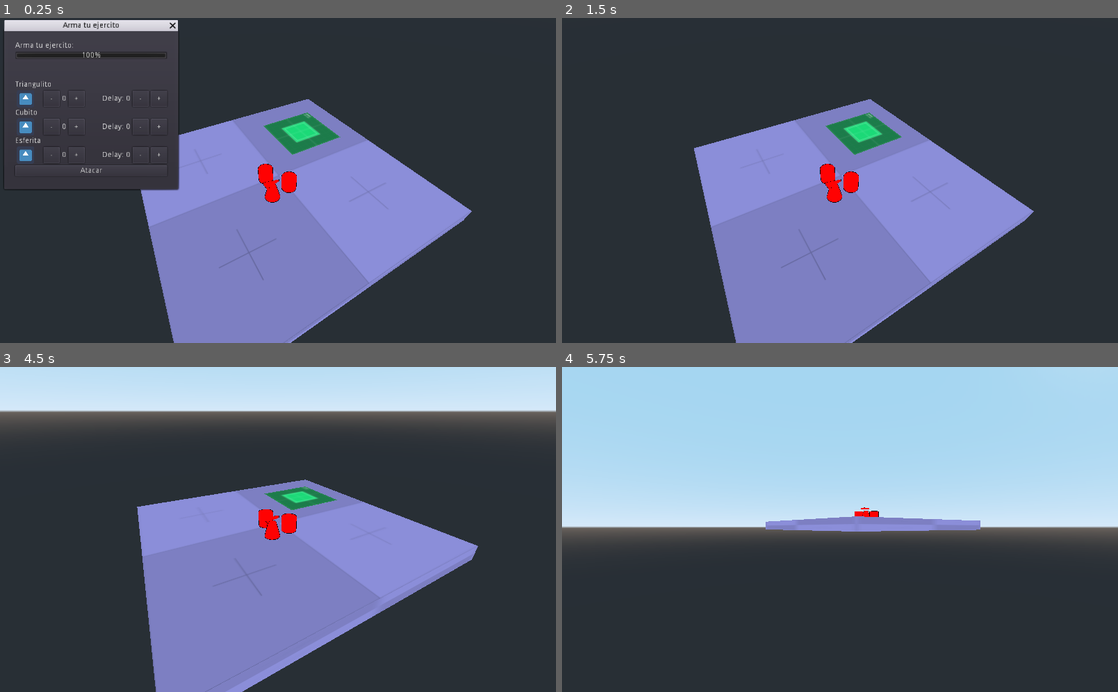
Above: before the commit, frames 1-4 (two rows, left to right).
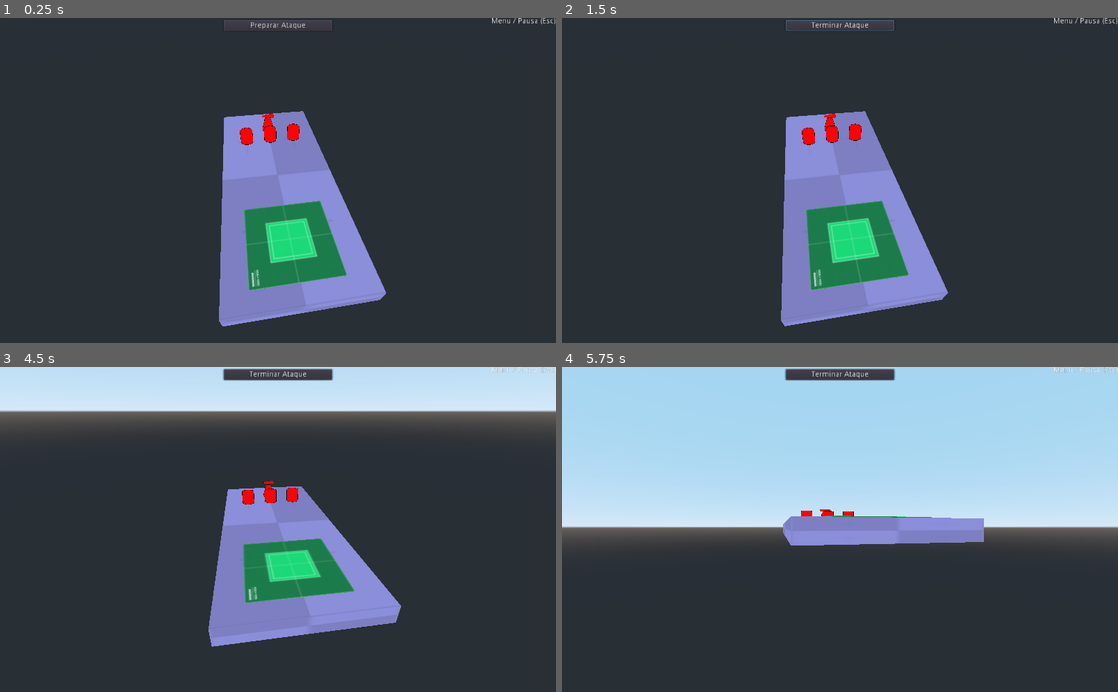
Above: after the commit, the same moments.

Repository: andresTapari/bug_rush
Game: Godot game, scene res://lvls/dev_lvl_1.tscn
The game is run twice, just before and just after one commit, with the same random seed, the same clock (stepped at 60 frames per second) and the same inputs. Before the commit the project starts from res://lvls/dev_lvl_combat.tscn. The engine's default icon, where the game draws it, is replaced by a stand-in: a white triangle on a blue panel in a dark square.
Inputs (mouse positions are in pixels of both pictures, inside the frame that each line leads up to):
- Up to frame 1 (0.25 s): no input
- Up to frame 2 (1.5 s): click (840, 24) at 0.5 s, where only the run after the commit has a clickable "Preparar Ataque"; click "Atacar" at 1.25 s
- Up to frame 3 (4.5 s): click (278, 373) at 2 s, where only the run after the commit has a clickable "Terminar Ataque"; click (278, 373) at 2.75 s, where only the run after the commit has a clickable "Terminar Ataque"; click (278, 373) at 3.5 s, where only the run after the commit has a clickable "Terminar Ataque"; tap Enter at 4.25 s; move the mouse to (400, 513) at 4.27 s; hold S (cam_down) from 4.28 s (still down); click (400, 513) at 4.42 s
- Up to frame 4 (5.75 s): move the mouse to (728, 545) at 5.02 s; release S (cam_down) at 5.03 s; tap A (cam_left) at 5.1 s; click (728, 545) at 5.17 s

The runs differ from the first frame. In frame 1, 23% of the frame differs, in the area x 0-100%, y 0-100%; in frame 2, 22%; in frame 3, 20%; in frame 4, 2.7%.

Commit message:
Actualizar dev_lvl_1.tscn, dev_lvl_comida.tscn y 12 más archivos...

Diff:
--- /dev/null
+++ b/prototype_tapa/lvls/dev_lvl_1.tscn
@@ -0,0 +1,55 @@
+[gd_scene load_steps=9 format=2]
+
+[ext_resource path="res://scenes/Spawner_player.tscn" type="PackedScene" id=1]
+[ext_resource path="res://assets/texture/PNG/Light/texture_08.png" type="Texture" id=2]
+[ext_resource path="res://scenes/enemy_tower.tscn" type="PackedScene" id=3]
+[ext_resource path="res://scenes/enemy_fence.tscn" type="PackedScene" id=4]
+[ext_resource path="res://scenes/Camera_gimbal.tscn" type="PackedScene" id=5]
+[ext_resource path="res://script/dev_lvl_combat.gd" type="Script" id=6]
+[ext_resource path="res://scenes/ui_hud.tscn" type="PackedScene" id=7]
+
+[sub_resource type="SpatialMaterial" id=1]
+flags_unshaded = true
+albedo_color = Color( 0.658824, 0.662745, 1, 1 )
+albedo_texture = ExtResource( 2 )
+
+[node name="dev_lvl_1" type="Spatial"]
+script = ExtResource( 6 )
+
+[node name="CSGCombiner" type="CSGCombiner" parent="."]
+use_collision = true
+
+[node name="Terreno" type="CSGBox" parent="CSGCombiner"]
+transform = Transform( 1, 0, 0, 0, 1, 0, 0, 0, 1, 0.083786, 0.0932331, -0.0654593 )
+width = 36.0
+depth = 16.0
+material = SubResource( 1 )
+
+[node name="DirectionalLight" type="DirectionalLight" parent="CSGCombiner"]
+transform = Transform( 0.965926, 0.0669873, 0.25, -0.258819, 0.25, 0.933013, 0, -0.965926, 0.258819, 0, 31.1896, 0 )
+light_energy = 0.5
+
+[node name="Punto_A" type="Position3D" parent="CSGCombiner"]
+transform = Transform( 1, 0, 0, 0, 1, 0, 0, 0, 1, -10, 1.6, -9 )
+
+[node name="Camera_gimbal" parent="." instance=ExtResource( 5 )]
+transform = Transform( -0.148966, 0, -0.988842, 0, 1, 0, 0.988842, 0, -0.148966, 0, 0, 0 )
+zoom_speed = 0.35
+zoom = 7.0
+
+[node name="Spawner" parent="." instance=ExtResource( 1 )]
+transform = Transform( 1, 0, 0, 0, 1, 0, 0, 0, 1, -10.7993, 1.26164, -0.25345 )
+
+[node name="StaticBody5" parent="." instance=ExtResource( 3 )]
+transform = Transform( 0.999964, 0.00849965, 0, -0.00849965, 0.999964, 0, 0, 0, 1, 12.4997, 1.19482, 0.026428 )
+
+[node name="StaticBody" parent="." instance=ExtResource( 4 )]
+transform = Transform( 0.999964, 0.00849965, 0, -0.00849965, 0.999964, 0, 0, 0, 1, 9.00458, 2.28787, 0 )
+
+[node name="StaticBody3" parent="." instance=ExtResource( 4 )]
+transform = Transform( 1, 0, 0, 0, 1, 0, 0, 0, 1, 9, 2.273, -4 )
+
+[node name="StaticBody4" parent="." instance=ExtResource( 4 )]
+transform = Transform( 0.999964, 0.00849965, 0, -0.00849965, 0.999964, 0, 0, 0, 1, 9.00458, 2.28787, 4 )
+
+[node name="ui_hud" parent="." instance=ExtResource( 7 )]
--- a/prototype_tapa/lvls/dev_lvl_comida.tscn
+++ /dev/null
@@ -1,77 +0,0 @@
-[gd_scene load_steps=9 format=2]
-
-[ext_resource path="res://assets/texture/PNG/Light/texture_11.png" type="Texture" id=1]
-[ext_resource path="res://assets/texture/PNG/Light/texture_08.png" type="Texture" id=2]
-[ext_resource path="res://scenes/obrero.tscn" type="PackedScene" id=3]
-[ext_resource path="res://scenes/Mineral.tscn" type="PackedScene" id=4]
-[ext_resource path="res://scenes/Queen.tscn" type="PackedScene" id=5]
-
-[sub_resource type="SpatialMaterial" id=1]
-albedo_color = Color( 0.658824, 0.662745, 1, 1 )
-albedo_texture = ExtResource( 2 )
-
-[sub_resource type="SpatialMaterial" id=2]
-albedo_color = Color( 0, 1, 0, 1 )
-albedo_texture = ExtResource( 1 )
-
-[sub_resource type="SpatialMaterial" id=3]
-albedo_color = Color( 1, 0, 0, 1 )
-albedo_texture = ExtResource( 1 )
-
-[node name="Spatial" type="Spatial"]
-
-[node name="Comida" parent="." instance=ExtResource( 4 )]
-transform = Transform( 1, 0, 0, 0, 1, 0, 0, 0, 1, 9, 1, 10 )
-
-[node name="Queen" parent="." instance=ExtResource( 5 )]
-transform = Transform( 1, 0, 0, 0, 1, 0, 0, 0, 1, -10, 1, -9 )
-
-[node name="CSGCombiner" type="CSGCombiner" parent="."]
-use_collision = true
-
-[node name="Terreno" type="CSGBox" parent="CSGCombiner"]
-transform = Transform( 1, 0, 0, 0, 1, 0, 0, 0, 1, 0.083786, 0.0932331, -0.0654593 )
-width = 36.0
-depth = 36.0
-material = SubResource( 1 )
-
-[node name="Zona_A" type="CSGBox" parent="CSGCombiner"]
-transform = Transform( 1, 0, 0, 0, 1, 0, 0, 0, 1, -10, 0.244822, -9 )
-width = 12.0
-depth = 12.0
-material = SubResource( 2 )
-
-[node name="Zona_B" type="CSGBox" parent="CSGCombiner"]
-transform = Transform( 1, 0, 0, 0, 1, 0, 0, 0, 1, 9, 0.20293, 10 )
-width = 12.0
-depth = 12.0
-material = SubResource( 3 )
-
-[node name="DirectionalLight" type="DirectionalLight" parent="."]
-transform = Transform( 0.965926, 0.0669873, 0.25, -0.258819, 0.25, 0.933013, 0, -0.965926, 0.258819, 0, 31.1896, 0 )
-light_energy = 0.5
-
-[node name="Camera" type="Camera" parent="."]
-transform = Transform( 0.714473, 0.571405, -0.403764, 0, 0.577083, 0.816685, 0.699663, -0.583499, 0.41231, -19.2192, 29.7711, 20.0066 )
-
-[node name="Punto_A" type="Position3D" parent="."]
-transform = Transform( 1, 0, 0, 0, 1, 0, 0, 0, 1, -10, 2, -9 )
-
-[node name="Punto_B" type="Position3D" parent="."]
-transform = Transform( 1, 0, 0, 0, 1, 0, 0, 0, 1, 9, 2, 10 )
-
-[node name="Obrero1" parent="." instance=ExtResource( 3 )]
-transform = Transform( -1.58933e-08, 0, 1, 0, 1, 0, -1, 0, -1.58933e-08, -13, 3.048, -12 )
-target_to_move = NodePath("../Comida")
-
-[node name="Obrero 2" parent="." instance=ExtResource( 3 )]
-transform = Transform( -1.58933e-08, 0, 1, 0, 1, 0, -1, 0, -1.58933e-08, -13, 3.048, -6 )
-target_to_move = NodePath("../Comida")
-
-[node name="Obrero 3" parent="." instance=ExtResource( 3 )]
-transform = Transform( -1.58933e-08, 0, 1, 0, 1, 0, -1, 0, -1.58933e-08, -7, 3.048, -6 )
-target_to_move = NodePath("../Comida")
-
-[node name="Obrero 4" parent="." instance=ExtResource( 3 )]
-transform = Transform( -1.58933e-08, 0, 1, 0, 1, 0, -1, 0, -1.58933e-08, -7, 3.048, -12 )
-target_to_move = NodePath("../Comida")
--- a/prototype_tapa/project.godot
+++ b/prototype_tapa/project.godot
@@ -11,7 +11,7 @@
 [application]
 
 config/name="bug_rush_prototype"
-run/main_scene="res://lvls/dev_lvl_combat.tscn"
+run/main_scene="res://lvls/dev_lvl_1.tscn"
 config/icon="res://icon.png"
 
 [autoload]
--- a/prototype_tapa/scenes/Spawner_player.tscn
+++ b/prototype_tapa/scenes/Spawner_player.tscn
@@ -1,8 +1,7 @@
-[gd_scene load_steps=7 format=2]
+[gd_scene load_steps=6 format=2]
 
 [ext_resource path="res://assets/texture/PNG/Green/texture_13.png" type="Texture" id=1]
-[ext_resource path="res://scenes/ui_army_generator.tscn" type="PackedScene" id=2]
-[ext_resource path="res://script/Spawner_player.gd" type="Script" id=3]
+[ext_resource path="res://script/lvls/dev_lvl_1.gd" type="Script" id=2]
 
 [sub_resource type="SpatialMaterial" id=1]
 flags_transparent = true
@@ -20,15 +19,11 @@
 extents = Vector3( 5, 1, 5 )
 
 [node name="Spawner" type="Spatial"]
-script = ExtResource( 3 )
+script = ExtResource( 2 )
 
 [node name="MeshInstance" type="MeshInstance" parent="."]
 mesh = SubResource( 2 )
 material/0 = null
-
-[node name="army_generator" parent="." instance=ExtResource( 2 )]
-margin_top = -1.0
-margin_bottom = 291.0
 
 [node name="Position3D" type="Position3D" parent="."]
 transform = Transform( 1, 0, 0, 0, 1, 0, 0, 0, 1, 0, 1.03372, 0 )
--- a/prototype_tapa/scenes/hud.tscn
+++ /dev/null
@@ -1,21 +0,0 @@
-[gd_scene format=2]
-
-[node name="CanvasLayer" type="CanvasLayer"]
-
-[node name="Control" type="Control" parent="."]
-anchor_right = 1.0
-anchor_bottom = 1.0
-margin_right = -512.0
-__meta__ = {
-"_edit_use_anchors_": false
-}
-
-[node name="Label" type="Label" parent="Control"]
-margin_left = 8.0
-margin_top = 8.0
-margin_right = 118.0
-margin_bottom = 22.0
-text = "Forma tu ejercito"
-__meta__ = {
-"_edit_use_anchors_": false
-}
--- a/prototype_tapa/scenes/ui_army_generator.tscn
+++ b/prototype_tapa/scenes/ui_army_generator.tscn
@@ -6,9 +6,9 @@
 [node name="army_generator" type="WindowDialog"]
 margin_top = -2.0
 margin_right = 320.0
-margin_bottom = 325.0
+margin_bottom = 263.0
 popup_exclusive = true
-window_title = "Arma tu ejercito"
+window_title = "Prepara el ataque"
 script = ExtResource( 1 )
 __meta__ = {
 "_edit_use_anchors_": false
@@ -51,24 +51,19 @@
 margin_right = 280.0
 margin_bottom = 50.0
 
-[node name="space2" type="Label" parent="gd"]
+[node name="name1" type="Label" parent="gd"]
 margin_top = 54.0
 margin_right = 280.0
 margin_bottom = 68.0
-
-[node name="name1" type="Label" parent="gd"]
+text = "Triangulito"
+__meta__ = {
+"_edit_use_anchors_": false
+}
+
+[node name="gdTriangulo" type="GridContainer" parent="gd"]
 margin_top = 72.0
 margin_right = 280.0
-margin_bottom = 86.0
-text = "Triangulito"
-__meta__ = {
-"_edit_use_anchors_": false
-}
-
-[node name="gdTriangulo" type="GridContainer" parent="gd"]
-margin_top = 90.0
-margin_right = 280.0
-margin_bottom = 120.0
+margin_bottom = 102.0
 rect_min_size = Vector2( 0, 30 )
 size_flags_horizontal = 3
 columns = 8
@@ -151,18 +146,18 @@
 }
 
 [node name="name2" type="Label" parent="gd"]
+margin_top = 106.0
+margin_right = 280.0
+margin_bottom = 120.0
+text = "Cubito"
+__meta__ = {
+"_edit_use_anchors_": false
+}
+
+[node name="gdCubo" type="GridContainer" parent="gd"]
 margin_top = 124.0
 margin_right = 280.0
-margin_bottom = 138.0
-text = "Cubito"
-__meta__ = {
-"_edit_use_anchors_": false
-}
-
-[node name="gdCubo" type="GridContainer" parent="gd"]
-margin_top = 142.0
-margin_right = 280.0
-margin_bottom = 172.0
+margin_bottom = 154.0
 rect_min_size = Vector2( 0, 30 )
 size_flags_horizontal = 3
 columns = 8
@@ -242,18 +237,18 @@
 }
 
 [node name="name3" type="Label" parent="gd"]
+margin_top = 158.0
+margin_right = 280.0
+margin_bottom = 172.0
+text = "Esferita"
+__meta__ = {
+"_edit_use_anchors_": false
+}
+
+[node name="gdEsfera" type="GridContainer" parent="gd"]
 margin_top = 176.0
 margin_right = 280.0
-margin_bottom = 190.0
-text = "Esferita"
-__meta__ = {
-"_edit_use_anchors_": false
-}
-
-[node name="gdEsfera" type="GridContainer" parent="gd"]
-margin_top = 194.0
-margin_right = 280.0
-margin_bottom = 224.0
+margin_bottom = 206.0
 rect_min_size = Vector2( 0, 30 )
 size_flags_horizontal = 3
 columns = 8
@@ -333,9 +328,9 @@
 }
 
 [node name="Button" type="Button" parent="gd"]
-margin_top = 228.0
-margin_right = 280.0
-margin_bottom = 248.0
+margin_top = 210.0
+margin_right = 280.0
+margin_bottom = 230.0
 text = "Atacar"
 __meta__ = {
 "_edit_use_anchors_": false
--- /dev/null
+++ b/prototype_tapa/scenes/ui_hud.tscn
@@ -0,0 +1,60 @@
+[gd_scene load_steps=5 format=2]
+
+[ext_resource path="res://assets/texture/health_barr/barHorizontal_green_mid 200.png" type="Texture" id=1]
+[ext_resource path="res://scenes/ui_army_generator.tscn" type="PackedScene" id=2]
+[ext_resource path="res://script/ui_hud.gd" type="Script" id=3]
+[ext_resource path="res://script/HeatlBarr2D.gd" type="Script" id=4]
+
+[node name="ui_hud" type="CanvasLayer"]
+script = ExtResource( 3 )
+
+[node name="VBoxContainer" type="VBoxContainer" parent="."]
+anchor_left = 0.5
+anchor_right = 0.5
+margin_left = -100.0
+margin_top = 3.58578
+margin_right = 100.0
+margin_bottom = 77.5858
+__meta__ = {
+"_edit_use_anchors_": false
+}
+
+[node name="btn_preparar_ataque" type="Button" parent="VBoxContainer"]
+margin_right = 200.0
+margin_bottom = 20.0
+text = "Preparar Ataque"
+__meta__ = {
+"_edit_use_anchors_": false
+}
+
+[node name="TextureProgress" type="TextureProgress" parent="VBoxContainer"]
+margin_top = 24.0
+margin_right = 200.0
+margin_bottom = 50.0
+value = 100.0
+texture_progress = ExtResource( 1 )
+fill_mode = 6
+script = ExtResource( 4 )
+
+[node name="Label" type="Label" parent="."]
+anchor_left = 1.0
+anchor_right = 1.0
+margin_left = -119.0
+margin_top = -1.41422
+margin_bottom = 12.5858
+text = "Menu / Pausa (Esc)"
+__meta__ = {
+"_edit_use_anchors_": false
+}
+
+[node name="army_generator" parent="." instance=ExtResource( 2 )]
+anchor_left = 0.5
+anchor_top = 0.5
+anchor_right = 0.5
+anchor_bottom = 0.5
+margin_left = -160.0
+margin_top = -147.5
+margin_right = 160.0
+margin_bottom = 147.5
+
+[connection signal="pressed" from="VBoxContainer/btn_preparar_ataque" to="." method="_on_btn_preparar_ataque_pressed"]
--- /dev/null
+++ b/prototype_tapa/scenes/ui_score_dialog.tscn
@@ -0,0 +1,117 @@
+[gd_scene format=2]
+
+[node name="ui_score_dialog" type="PanelContainer"]
+margin_right = 14.0
+margin_bottom = 14.0
+__meta__ = {
+"_edit_use_anchors_": false
+}
+
+[node name="VBoxContainer" type="VBoxContainer" parent="."]
+margin_left = 7.0
+margin_top = 7.0
+margin_right = 133.0
+margin_bottom = 123.0
+
+[node name="HSeparator3" type="HSeparator" parent="VBoxContainer"]
+modulate = Color( 1, 1, 1, 0 )
+margin_right = 126.0
+margin_bottom = 4.0
+
+[node name="Label" type="Label" parent="VBoxContainer"]
+margin_top = 8.0
+margin_right = 126.0
+margin_bottom = 22.0
+text = "VICTORIA/DERROTA"
+
+[node name="HSeparator4" type="HSeparator" parent="VBoxContainer"]
+modulate = Color( 1, 1, 1, 0 )
+margin_top = 26.0
+margin_right = 126.0
+margin_bottom = 30.0
+
+[node name="Label2" type="Label" parent="VBoxContainer"]
+margin_top = 34.0
+margin_right = 126.0
+margin_bottom = 48.0
+text = "#####"
+align = 1
+
+[node name="HSeparator2" type="HSeparator" parent="VBoxContainer"]
+modulate = Color( 1, 1, 1, 0 )
+margin_top = 52.0
+margin_right = 126.0
+margin_bottom = 56.0
+
+[node name="HBoxContainer" type="HBoxContainer" parent="VBoxContainer"]
+margin_top = 60.0
+margin_right = 126.0
+margin_bottom = 84.0
+
+[node name="CheckBox" type="CheckBox" parent="VBoxContainer/HBoxContainer"]
+margin_right = 24.0
+margin_bottom = 24.0
+__meta__ = {
+"_edit_use_anchors_": false
+}
+
+[node name="VSeparator" type="VSeparator" parent="VBoxContainer/HBoxContainer"]
+modulate = Color( 1, 1, 1, 0 )
+margin_left = 28.0
+margin_right = 47.0
+margin_bottom = 24.0
+size_flags_horizontal = 3
+
+[node name="CheckBox2" type="CheckBox" parent="VBoxContainer/HBoxContainer"]
+margin_left = 51.0
+margin_right = 75.0
+margin_bottom = 24.0
+__meta__ = {
+"_edit_use_anchors_": false
+}
+
+[node name="VSeparator2" type="VSeparator" parent="VBoxContainer/HBoxContainer"]
+modulate = Color( 1, 1, 1, 0 )
+margin_left = 79.0
+margin_right = 98.0
+margin_bottom = 24.0
+size_flags_horizontal = 3
+
+[node name="CheckBox3" type="CheckBox" parent="VBoxContainer/HBoxContainer"]
+margin_left = 102.0
+margin_right = 126.0
+margin_bottom = 24.0
+__meta__ = {
+"_edit_use_anchors_": false
+}
+
+[node name="HSeparator" type="HSeparator" parent="VBoxContainer"]
+modulate = Color( 1, 1, 1, 0 )
+margin_top = 88.0
+margin_right = 126.0
+margin_bottom = 92.0
+
+[node name="HBoxContainer2" type="HBoxContainer" parent="VBoxContainer"]
+margin_top = 96.0
+margin_right = 126.0
+margin_bottom = 116.0
+
+[node name="Button" type="Button" parent="VBoxContainer/HBoxContainer2"]
+margin_right = 44.0
+margin_bottom = 20.0
+size_flags_horizontal = 3
+text = "Redo"
+
+[node name="VSeparator" type="VSeparator" parent="VBoxContainer/HBoxContainer2"]
+modulate = Color( 1, 1, 1, 0 )
+margin_left = 48.0
+margin_right = 58.0
+margin_bottom = 20.0
+size_flags_horizontal = 3
+
+[node name="Button2" type="Button" parent="VBoxContainer/HBoxContainer2"]
+margin_left = 62.0
+margin_right = 126.0
+margin_bottom = 20.0
+size_flags_horizontal = 3
+text = "Next Lvl"
--- a/prototype_tapa/script/HeatlBarr2D.gd
+++ b/prototype_tapa/script/HeatlBarr2D.gd
@@ -7,7 +7,8 @@
 func _ready() -> void:
 	hide()
 
-func update_bar(amount, full) -> void:
+func update_bar(amount : float, full : float) -> void:
+	max_value = full
 	if amount < full:
 		show()
 	texture_progress = bar_green
--- a/prototype_tapa/script/dev_lvl_combat.gd
+++ b/prototype_tapa/script/dev_lvl_combat.gd
@@ -1,11 +1,29 @@
 extends Spatial
 
-var player_units: Array = []
-var enemy_units: Array 	= []
+# Nodos:
+onready var lvl_progress = get_node('ui_hud/VBoxContainer/TextureProgress')
 
+# Variables
+var player_units: 		Array = []
+var enemy_units: 		Array = []
+var enemy_deleted: 		int   = 0
+var enemy_units_total:  int   = 0
+var victory_condition:  int   = 1
 func _ready() -> void:
-# warning-ignore:return_value_discarded
+	# Señal del army generator hacia el spawner
+	# warning-ignore:return_value_discarded
+	$ui_hud/army_generator.connect("spawn_units",$Spawner,"spawn_units")
+
+	# Señal del spawner al lvl
+	# warning-ignore:return_value_discarded
 	$Spawner.connect("attack_start",self,"set_targets")
+
+	# Determinamos cantidad de enemigos por nivel
+	var nodos:Array = get_children()
+	for element in nodos:
+		if element.is_in_group("enemy"):
+			enemy_units.push_front(element)
+	enemy_units_total =  enemy_units.size()
 
 func set_targets()-> void:
 	var nodos:Array = get_children()
@@ -14,15 +32,28 @@
 	for element in nodos:
 		if element.is_in_group("player"):
 			player_units.push_front(element)
+			element.connect("player_unit_destroyed",self,"handle_destroy_unit")
 		if element.is_in_group("enemy"):
 			enemy_units.push_front(element)
 			element.connect("enemy_unit_destroyed",self,"handle_destroy_enemy")
-
 	for element in player_units:
 		element.set_targets_to_attack(enemy_units.duplicate(true))
 
+
 func handle_destroy_enemy(_enemy_unit_name):
 	enemy_units.erase(_enemy_unit_name)
+	enemy_deleted += 1
+	lvl_progress.update_bar(enemy_deleted,enemy_units_total)
 	for element in player_units:
 		if is_instance_valid(element):
 			element.set_targets_to_attack(enemy_units)
+	if enemy_units.size() < victory_condition:
+		print("victory")
+
+func handle_destroy_unit(_player_unit_name):
+	player_units.erase(_player_unit_name)
+	if player_units.size() == 0:
+		if enemy_units.size() <= victory_condition:
+			print("victory")
+		else:
+			print("derrota")
--- /dev/null
+++ b/prototype_tapa/script/lvls/dev_lvl_1.gd
@@ -0,0 +1,87 @@
+extends Spatial
+
+#Señales:
+signal attack_start 	#Avisa que comenzo el ataque
+
+#Nodos:
+onready var timer_unit_1 = get_node("Timer_1")
+onready var timer_unit_2 = get_node("Timer_2")
+onready var timer_unit_3 = get_node("Timer_3")
+
+#Escenas:
+onready var UNIT = preload('res://scenes/unit.tscn')
+
+#Cantidad de unidades a generar:
+var unit_1: int =0
+var unit_2: int =0
+var unit_3: int =0
+
+func _ready() -> void:
+	pass
+#	$army_generator.popup()
+# warning-ignore:return_value_discarded
+#	$army_generator.connect("spawn_units",self,"spawn_units")
+
+#Funciones:
+func spawn_units(_army) -> void:
+	unit_1 = _army["unit_1"]
+	unit_2 = _army["unit_2"]
+	unit_3 = _army["unit_3"]
+
+	#Unit 1:
+	if unit_1 !=0 and _army["unit_1_delay"] != 0:
+		timer_unit_1.wait_time = _army["unit_1_delay"]
+		timer_unit_1.start()
+	elif unit_1 != 0:
+		spawn_unit_1_type()
+
+	#Unit 2:
+	if unit_2 !=0 and _army["unit_2_delay"] != 0:
+		timer_unit_2.wait_time = _army["unit_2_delay"]
+		timer_unit_2.start()
+	elif unit_2 != 0:
+		spawn_unit_2_type()
+
+	#Unit 3:
+	if unit_3 !=0 and _army["unit_3_delay"] != 0:
+		timer_unit_3.wait_time = _army["unit_3_delay"]
+		timer_unit_3.start()
+	elif unit_3 !=0:
+		spawn_unit_3_type()
+	emit_signal('attack_start')
+
+func spawn_unit_1_type() -> void:
+	for _i in range(unit_1):
+		get_parent().add_child(spawn(UNIT_STATS.unit_type_1))
+
+func spawn_unit_2_type() -> void:
+	for _i in range(unit_2):
+		get_parent().add_child(spawn(UNIT_STATS.unit_type_2))
+
+func spawn_unit_3_type() -> void:
+	for _i in range(unit_3):
+		get_parent().add_child(spawn(UNIT_STATS.unit_type_3))
+
+func spawn(_stats) -> Node:
+	var rng = RandomNumberGenerator.new()
+	rng.randomize()
+	var u = UNIT.instance()
+	u.set_stats(_stats)
+	u.transform = $Position3D.global_transform
+	u.translation += Vector3(rng.randf_range(-2, 2),
+							 0,
+							 rng.randf_range(-2, 2))
+	return u
+
+# Señales:
+func _on_Timer_1_timeout() -> void:
+	spawn_unit_1_type()
+	emit_signal('attack_start')
+
+func _on_Timer_2_timeout() -> void:
+	spawn_unit_2_type()
+	emit_signal('attack_start')
+
+func _on_Timer_3_timeout() -> void:
+	spawn_unit_3_type()
+	emit_signal('attack_start')
--- a/prototype_tapa/script/ui_army_creator.gd
+++ b/prototype_tapa/script/ui_army_creator.gd
@@ -13,6 +13,7 @@
 
 #Señales
 signal spawn_units(army)
+signal attack_started
 
 func _ready() -> void:
 	pass
@@ -29,7 +30,9 @@
 				"unit_3_delay": unit_3_delay
 			  }
 	emit_signal("spawn_units",army)
-	queue_free()
+	emit_signal("attack_started")
+	hide()
+#	queue_free()
 
 #Boton (-) unit_1
 func _on_Button_less_pressed() -> void:
--- /dev/null
+++ b/prototype_tapa/script/ui_hud.gd
@@ -0,0 +1,30 @@
+extends CanvasLayer
+
+# nodos:
+onready var lvl_progress_barr = get_node('VBoxContainer/TextureProgress')
+onready var btn_prepare 	  = get_node('VBoxContainer/btn_preparar_ataque')
+onready var army_generator	  = get_node('army_generator')
+
+var player_state: String = "preparar"
+# variables:
+var enemigos: float = 0
+
+func _ready() -> void:
+	army_generator.connect('attack_started',self,"handle_attack_started")
+	lvl_progress_barr.value = 0
+
+# señales:
+func _on_Button_pressed() -> void:
+	pass
+
+
+func _on_btn_preparar_ataque_pressed() -> void:
+	if player_state == "preparar":
+		army_generator.popup()
+	elif player_state == "atacando":
+#		menu de reiniciar o terminar
+		pass
+
+func handle_attack_started():
+	btn_prepare.text = "Terminar Ataque"
+	player_state = "atacando"
--- a/prototype_tapa/script/unit.gd
+++ b/prototype_tapa/script/unit.gd
@@ -1,5 +1,8 @@
 #tool
 extends KinematicBody
+
+#Señales:
+signal player_unit_destroyed(_value)
 
 #Nodos:
 onready var HealthBarr 	= get_node('HealthBarr3D/Viewport/HealthBarr2D')
@@ -61,6 +64,7 @@
 	actual_health = actual_health - _damage
 	HealthBarr.update_bar(actual_health,total_health)
 	if actual_health <= 0:
+		emit_signal("player_unit_destroyed",self)
 		queue_free()
 
 func get_nearest_target():
